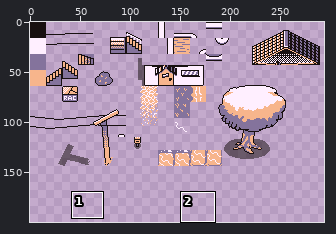
Pixel-art file: art/world_art.aseprite. Above, an overview of the earlier version with the close-up marked.
Close-up. First the earlier version:
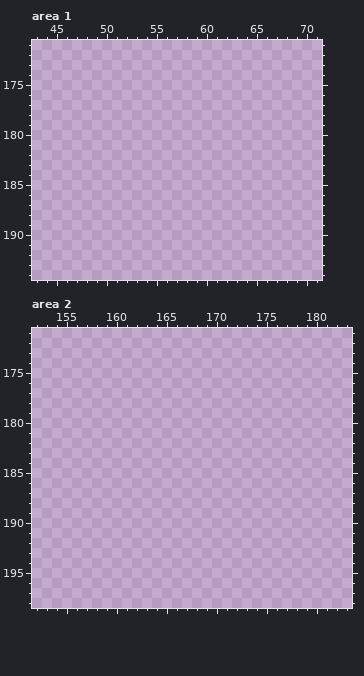
320x208 pixels, 1 frame. Colours within 5 levels of each other are drawn and written as one. Shown: area 1: x 43..71, y 171..194; area 2: x 152..183, y 171..198. The wide view leaves out empty margins. The commit also changed other parts of the picture, which this record leaves out.
Visible layers, top first: "Power pole", "Tree top", "Paths", "Flattened", "Shadows" opacity 52%.
Palette (. is transparent): 
Now the later version:
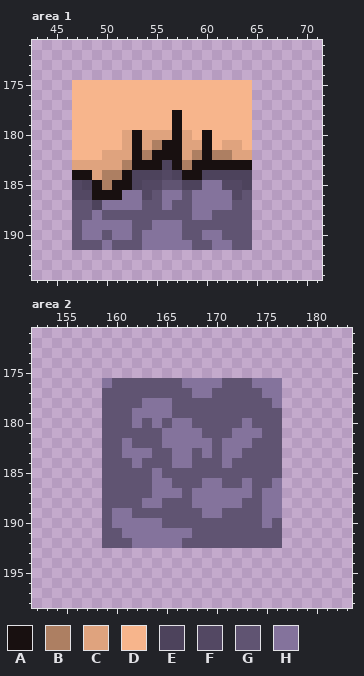
Colours new in this view: A #181010  B #ad7f62  C #dfa37e  D #f7b58c  E #4d435c  F #534863  G #605472  H #84739c
Difference:
Changed rows in their new state; - is an unchanged pixel.
Area 1, layer "Flattened":
first column x 47:
175 DDDDDDDDDDDDDDDDDD
176 DDDDDDDDDDDDDDDDDD
177 DDDDDDDDDDDDDDDDDD
178 DDDDDDDDDDADDDDDDD
179 DDDDDDDDDDADDDDDDD
180 DDDDDCACCCACDADDDD
181 DDDDDCACBAACCADCCD
182 DDDCCCABAAACBABBCC
183 CCCCCBAAAEABAAAAAA
184 AACBBAEEEFEAAEEEEE
185 FEABAAEFFGGEEHHFFE
186 FFAAAHHFGHHGHHHHFG
187 GGEHHHHGGHGGHHHHGG
188 GGHGGGGGGGGGHHGGGG
189 GHHHHHGGHHHGGGGGGG
190 GHHGHHGHHHHGGHHGGG
191 GGGHGGGHHHHHGGHHGG
Area 2, layer "Flattened":
first column x 159:
176 HGGGGGGGHHHHGGGHHH
177 GGGGGGGGGHHGGGGGHH
178 GGGGHHHGGGGGGGGGGH
179 GGGHHHHGGGGGGGGGGG
180 GGGHGHGHHGGGGGHGGG
181 GGGGGGHHHHGGGHHHGG
182 GGHGGGHHHHHGHHHGGG
183 GGHHHGGHHGHGHHGGGG
184 GGGHGGGHHGGGHGGGGG
185 GGGGGHGGGGGGGGGGGG
186 GGGGGHHGGGHHGGHGGH
187 GGGGGHHHGHHHHHHGHH
188 GGGGHHGGGHHHHHGGHH
189 GHHGGGGGGGHHGGGGHH
190 GHHHHHGGGGGGGGGGHG
191 GGHHHHHHHGGGGGGGGG
192 GGGHHHHHGGGGGGGGGG
